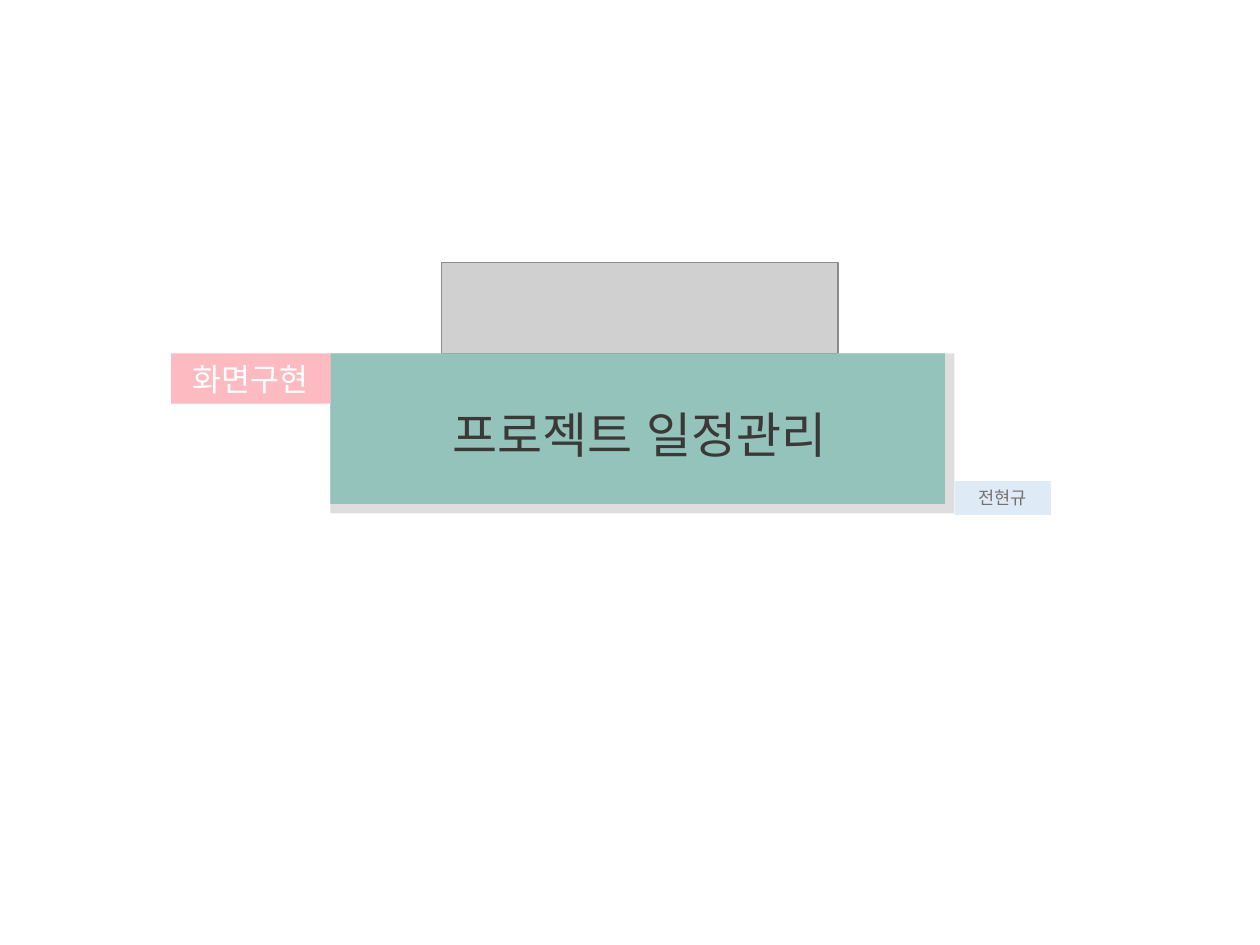
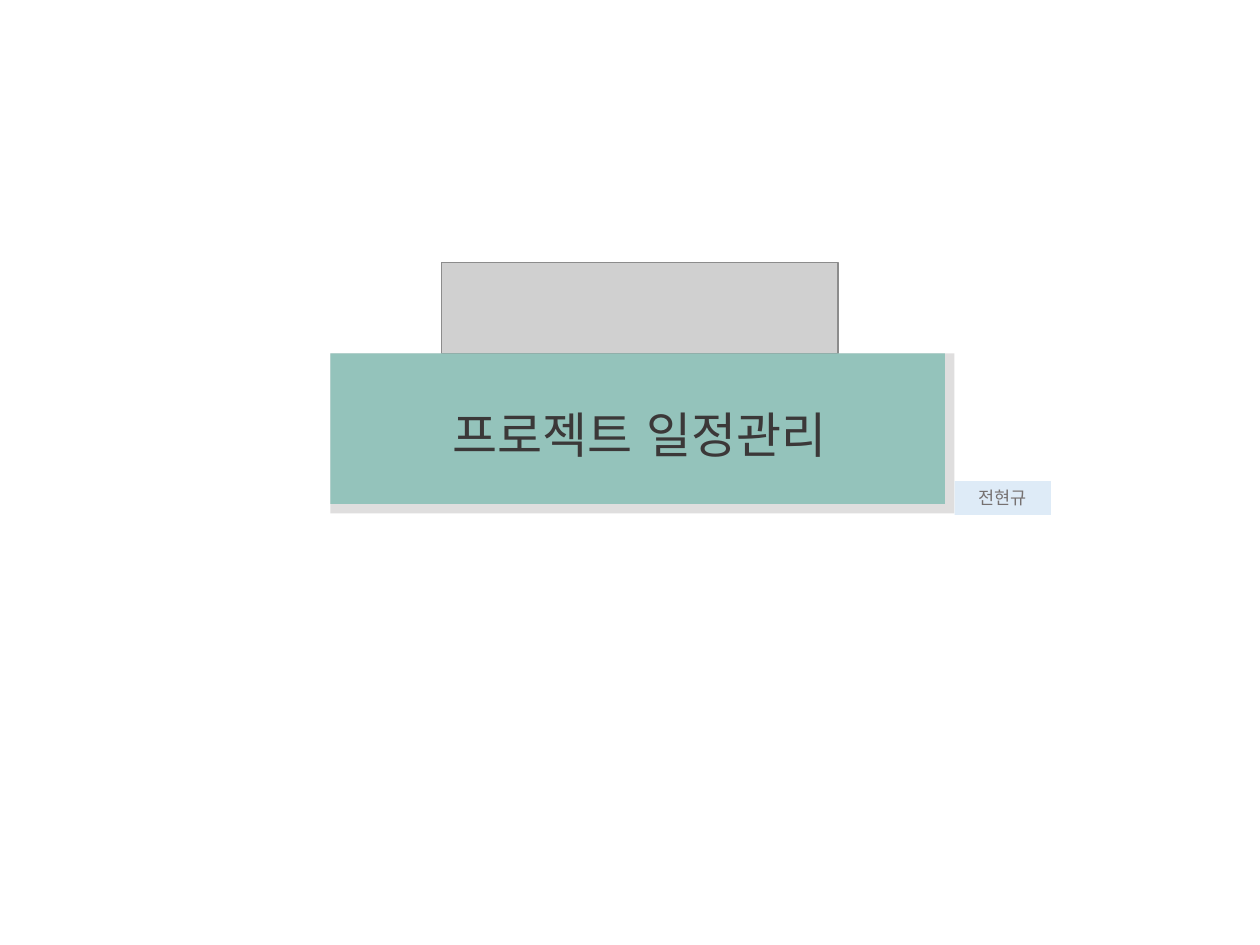
Before and after one commit to ezenteam03/project06, a slide deck: slide 2 of WebContent/HANA/PPT/0608 최종_전현규(월요일 발표용).pptx (slide 6 before the commit). Drawn at 1260x945 pixels with LibreOffice and Linux fonts; fonts in the diff are those of the drawing; grey boxes stand for pictures. Boxes give left, top, right and bottom in pixels: in the first picture for what was removed or moved away, otherwise in the second. Text is boxed around its words. In the diff, an @@ line names an element or a change of style, - is before the commit and + after.

```diff
--- a/WebContent/HANA/PPT/0608 최종_전현규(월요일 발표용).pptx
+++ b/WebContent/HANA/PPT/0608 최종_전현규(월요일 발표용).pptx
@@ rectangle removed at <box>171,353,330,403</box> @@
-화면구현
```
Also in this commit, not shown: 1 other slide changed, 3 slides removed.
